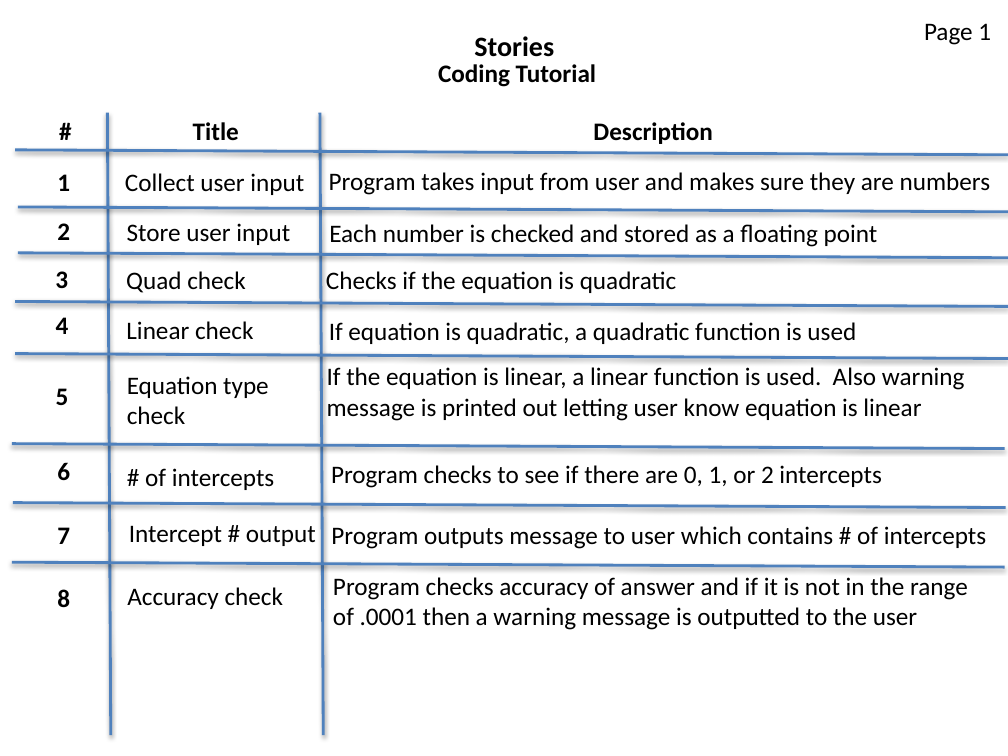
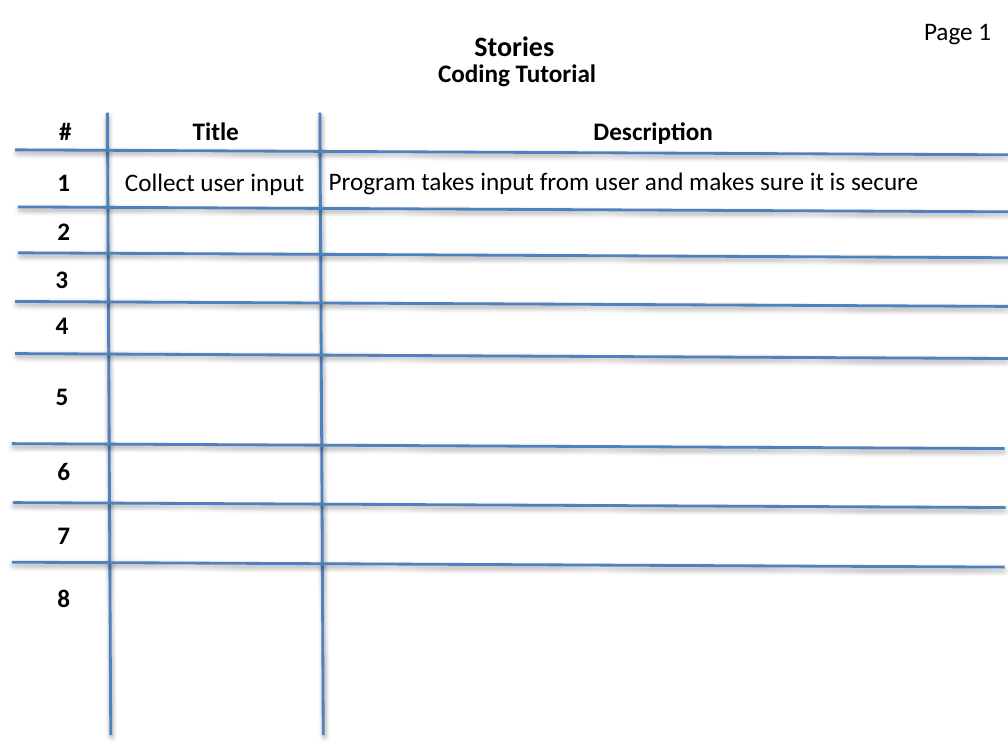
Before and after one commit to strangeprogrammer/CodeTutorials, a slide deck: slide 3 of Tps_Stories.pptx. Drawn at 1008x756 pixels with LibreOffice and Linux fonts; fonts in the diff are those of the drawing. Boxes give left, top, right and bottom in pixels: in the first picture for what was removed or moved away, otherwise in the second. Text is boxed around its words. In the diff, an @@ line names an element or a change of style, - is before the commit and + after.

```diff
--- a/Tps_Stories.pptx
+++ b/Tps_Stories.pptx
@@ text at [329,172,918,195]: text changed @@
-Program takes input from user and makes sure they are numbers
+Program takes input from user and makes sure it is secure
@@ text removed at [127,223,290,245] @@
-Store user input
@@ text removed at [329,224,878,247] @@
-Each number is checked and stored as a floating point
@@ text removed at [126,271,245,293] @@
-Quad check
@@ text removed at [326,271,676,293] @@
-Checks if the equation is quadratic
@@ text removed at [126,321,253,339] @@
-Linear check
@@ text removed at [329,322,856,344] @@
-If equation is quadratic, a quadratic function is used
@@ text removed at [127,376,269,424] @@
-Equation type
-check
@@ text removed at [327,367,965,421] @@
-If the equation is linear, a linear function is used. Also warning
-message is printed out letting user know equation is linear
@@ text removed at [145,468,274,490] @@
-# of intercepts
@@ text removed at [331,465,881,488] @@
-Program checks to see if there are 0, 1, or 2 intercepts
@@ text removed at [129,525,316,546] @@
-Intercept # output
@@ text removed at [331,526,986,549] @@
-Program outputs message to user which contains # of intercepts
@@ text removed at [127,587,283,609] @@
-Accuracy check
@@ text removed at [333,577,968,630] @@
-Program checks accuracy of answer and if it is not in the range
-of .0001 then a warning message is outputted to the user
```
Also in this commit, not shown: 3 other files.
